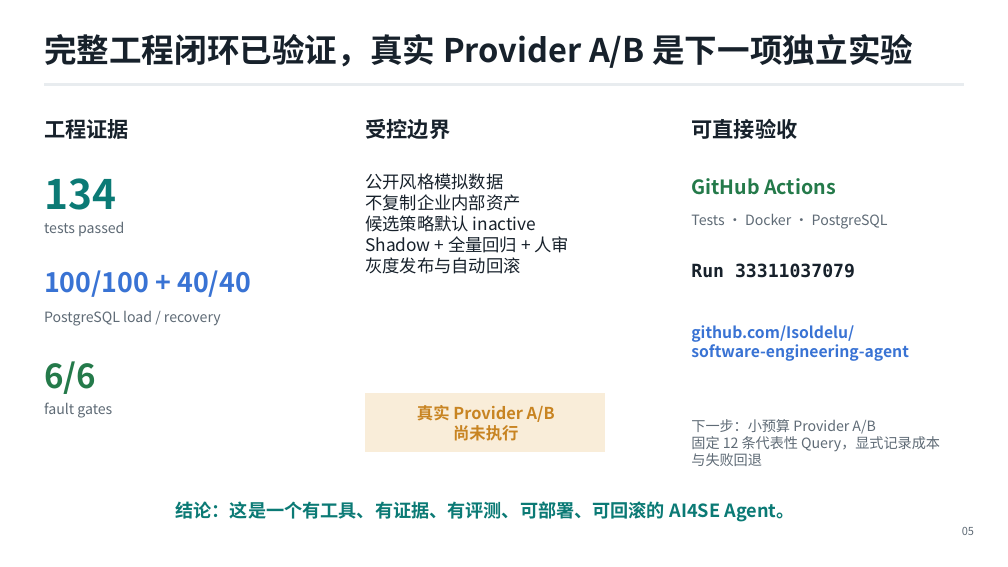
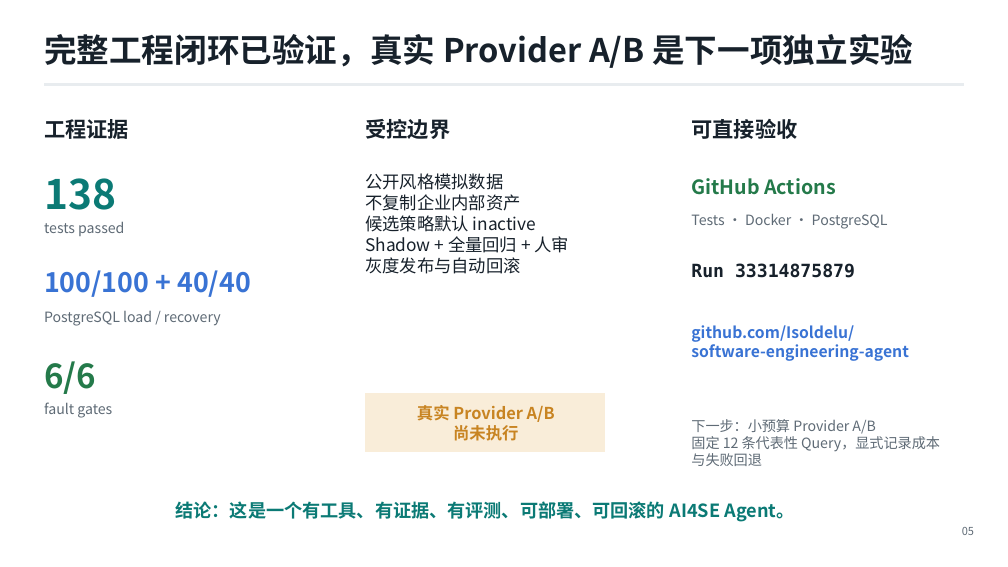
Before and after one commit to Isoldelu/software-engineering-agent, a slide deck: slide 5 of docs/Software-Agent-Interview-Deck.pptx. Drawn at 1008x567 pixels with LibreOffice and Linux fonts; fonts in the diff are those of the drawing. Boxes give left, top, right and bottom in pixels: in the first picture for what was removed or moved away, otherwise in the second. Text is boxed around its words. In the diff, an @@ line names an element or a change of style, - is before the commit and + after.

```diff
--- a/docs/Software-Agent-Interview-Deck.pptx
+++ b/docs/Software-Agent-Interview-Deck.pptx
@@ text at [44, 178, 116, 210]: text changed @@
-134
+138
@@ text at [691, 263, 855, 278]: text changed @@
-Run 33311037079
+Run 33314875879
```
Also in this commit, not shown: 1 other slide changed, 17 other files.
